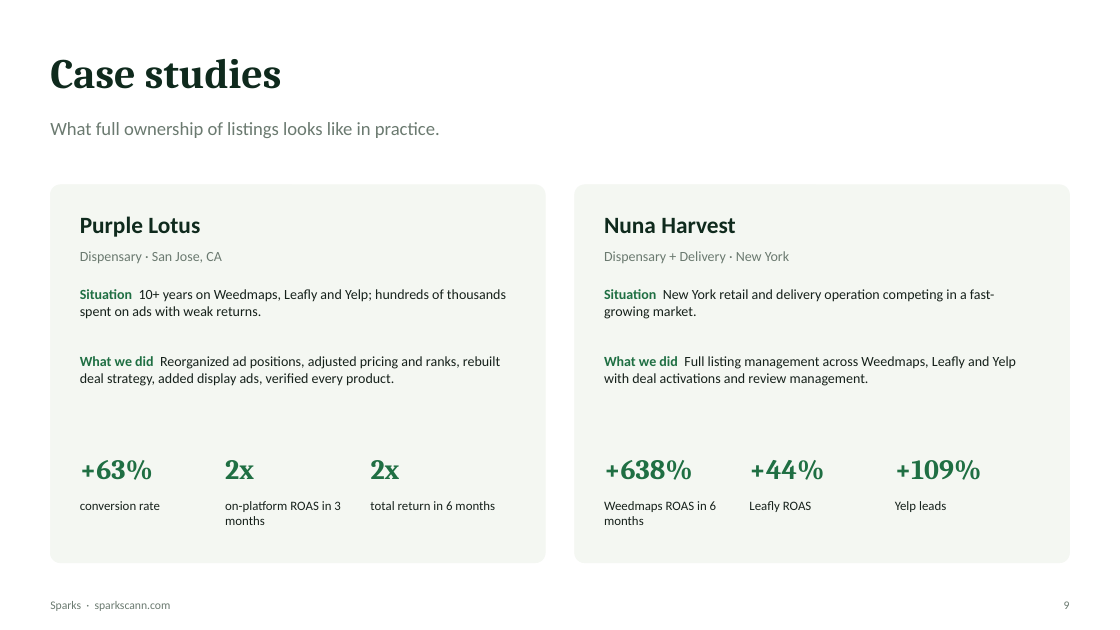
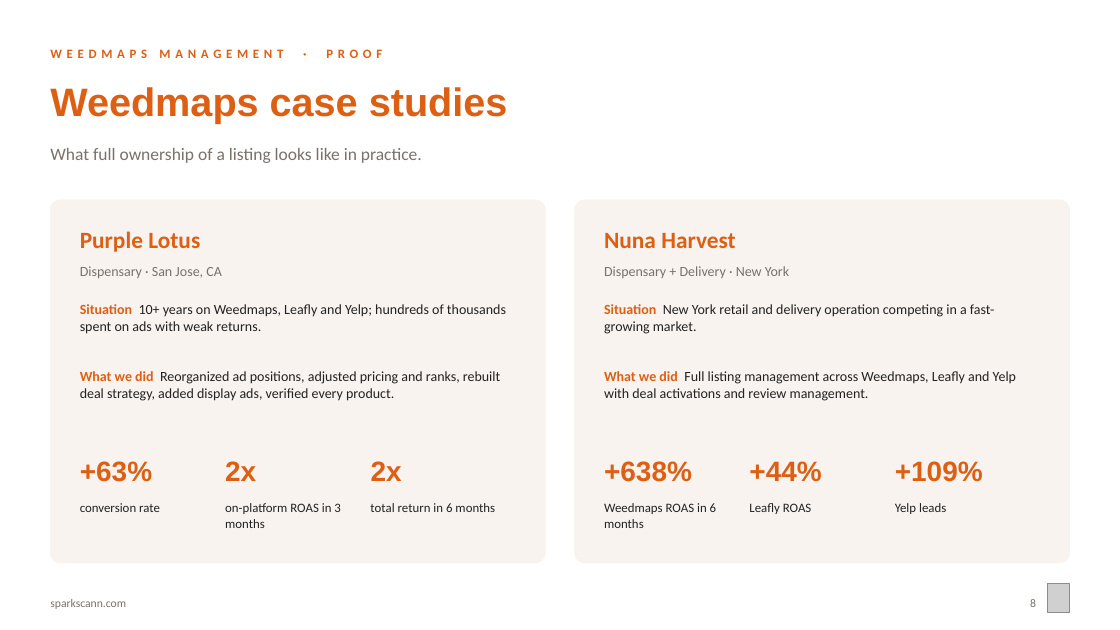
Before and after one commit to sparksmanagement/pitchdeckspecialist, a slide deck: slide 8 of decks/Sparks-x-example-green-valley.pptx (slide 9 before the commit). Drawn at 1120x630 pixels with LibreOffice and Linux fonts; fonts in the diff are those of the drawing; grey boxes stand for pictures. Boxes give left, top, right and bottom in pixels: in the first picture for what was removed or moved away, otherwise in the second. Text is boxed around its words. In the diff, an @@ line names an element or a change of style, - is before the commit and + after.

```diff
--- a/decks/Sparks-x-example-green-valley.pptx
+++ b/decks/Sparks-x-example-green-valley.pptx
@@ text added at (x1=50, y1=49, x2=382, y2=58), 11 pt, text #DD5F13, bold @@
+WEEDMAPS MANAGEMENT · PROOF
@@ text at (x1=50, y1=87, x2=508, y2=123): text changed; size 36 to 34 pt; font Cambria to Arial; text colour #0F2A1D to #DD5F13 @@
-Case studies
+Weedmaps case studies
@@ text at (x1=50, y1=148, x2=422, y2=163): text changed; size 16 to 15 pt; text colour #6B7A70 to #7A716B @@
-What full ownership of listings looks like in practice.
+What full ownership of a listing looks like in practice.
@@ rounded rectangle resized from (x1=50, y1=185, x2=545, y2=563) to (x1=50, y1=200, x2=545, y2=563) @@
@@ rounded rectangle at (x1=50, y1=200, x2=545, y2=563): fill #F4F7F2 to #F8F3EF; outline #F4F7F2 0.5 pt to #F8F3EF 0.5 pt; proportions changed @@
@@ rounded rectangle at (x1=575, y1=200, x2=1070, y2=563): fill #F4F7F2 to #F8F3EF; outline #F4F7F2 0.5 pt to #F8F3EF 0.5 pt; proportions changed @@
@@ rounded rectangle resized from (x1=575, y1=185, x2=1070, y2=563) to (x1=575, y1=200, x2=1070, y2=563) @@
@@ text "Purple Lotus" at (x1=80, y1=231, x2=200, y2=252): text colour #0F2A1D to #DD5F13 @@
@@ text "Nuna Harvest" at (x1=604, y1=233, x2=736, y2=248): text colour #0F2A1D to #DD5F13 @@
@@ text "Dispensary · San Jose, CA" at (x1=80, y1=266, x2=222, y2=278): text colour #6B7A70 to #7A716B @@
@@ text "Dispensary + Delivery · New ..." at (x1=604, y1=266, x2=789, y2=278): text colour #6B7A70 to #7A716B @@
@@ text "Situation 10+ years on Weedmaps, ..." at (x1=80, y1=304, x2=506, y2=334): text colour #1F6F43 to #DD5F13 in "Situation"; text colour #16211B to #222222 in "10+ years on Weedmaps, Leafly and Yelp; ..." @@
@@ 8 texts moved together from (x1=80, y1=216, x2=1016, y2=386) to (x1=80, y1=231, x2=1016, y2=401) @@
@@ text "Situation New York retail and ..." at (x1=604, y1=304, x2=995, y2=334): text colour #1F6F43 to #DD5F13 in "Situation"; text colour #16211B to #222222 in "New York retail and delivery operation competing ..." @@
@@ text "What we did Reorganized ad ..." at (x1=80, y1=371, x2=500, y2=401): text colour #1F6F43 to #DD5F13 in "What we did"; text colour #16211B to #222222 @@
@@ text "What we did Full listing ..." at (x1=604, y1=371, x2=1016, y2=401): text colour #1F6F43 to #DD5F13 in "What we did"; text colour #16211B to #222222 @@
@@ font Cambria to Arial, text colour #1F6F43 to #DD5F13 in 6 elements at (x1=80, y1=461, x2=152, y2=482), (x1=225, y1=461, x2=256, y2=481), (x1=371, y1=461, x2=402, y2=481), (x1=604, y1=461, x2=692, y2=482), (x1=749, y1=461, x2=821, y2=481), (x1=895, y1=461, x2=983, y2=482) @@
@@ text colour #16211B to #222222 in 6 elements at (x1=80, y1=503, x2=160, y2=512), (x1=225, y1=503, x2=340, y2=528), (x1=370, y1=503, x2=495, y2=512), (x1=604, y1=503, x2=716, y2=528), (x1=749, y1=503, x2=812, y2=514), (x1=895, y1=503, x2=946, y2=514) @@
@@ text at (x1=50, y1=599, x2=126, y2=609): text changed; text colour #6B7A70 to #7A716B @@
-Sparks · sparkscann.com
+sparkscann.com
@@ text added at (x1=1030, y1=599, x2=1036, y2=607), 10 pt, text #7A716B @@
+8
@@ picture added at (x1=1048, y1=584, x2=1070, y2=613) @@
@@ text removed at (x1=1064, y1=601, x2=1070, y2=609) @@
-9
```
Also in this commit, not shown: 8 other slides changed, 6 slides added, 5 slides removed, 16 other files.
